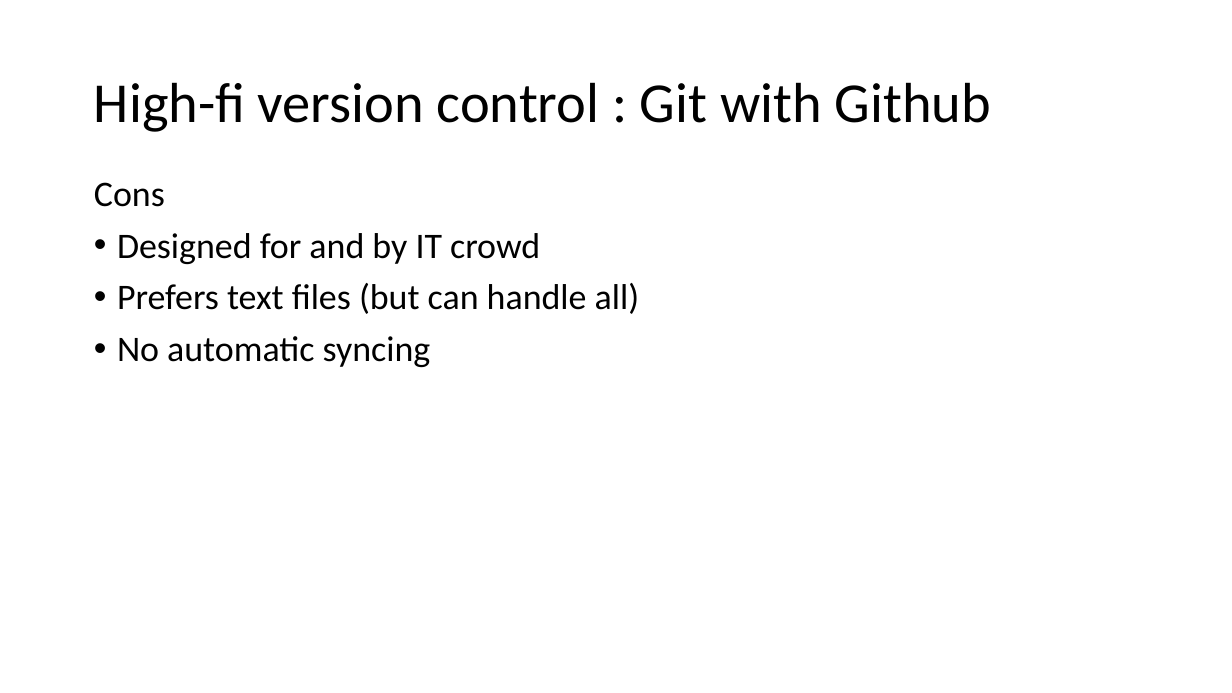
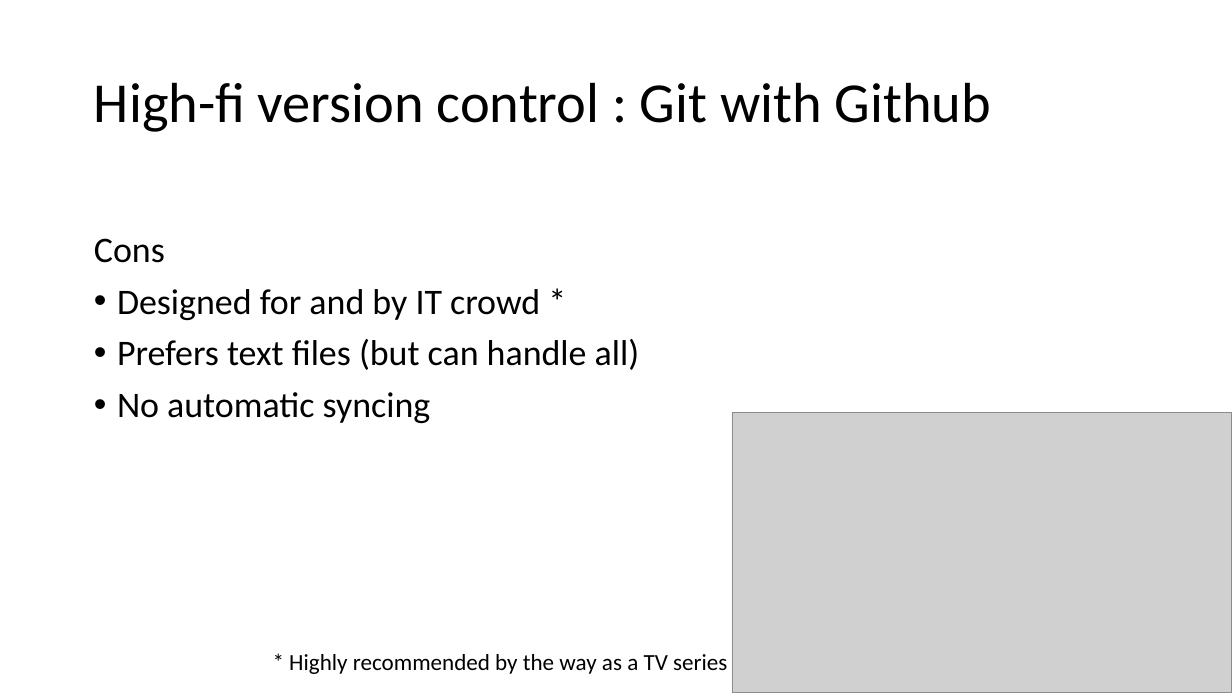
Before and after one commit to VHP4Safety/github_intro_training, a slide deck: slide 21 of powerpoints/github_part1.pptx (slide 18 before the commit). Drawn at 1232x693 pixels with LibreOffice and Linux fonts; fonts in the diff are those of the drawing; grey boxes stand for pictures. Boxes give left, top, right and bottom in pixels: in the first picture for what was removed or moved away, otherwise in the second. Text is boxed around its words. In the diff, an @@ line names an element or a change of style, - is before the commit and + after.

```diff
--- a/powerpoints/github_part1.pptx
+++ b/powerpoints/github_part1.pptx
@@ text at (117, 289, 540, 320): text changed @@
-• Designed for and by IT crowd
+• Designed for and by IT crowd *
@@ picture added at (733, 412, 1232, 693) @@
@@ text added at (289, 654, 727, 674), 18 pt, text #000000 @@
+* Highly recommended by the way as a TV series
```
Also in this commit, not shown: 11 other slides changed, 7 slides added, 1 other file.
